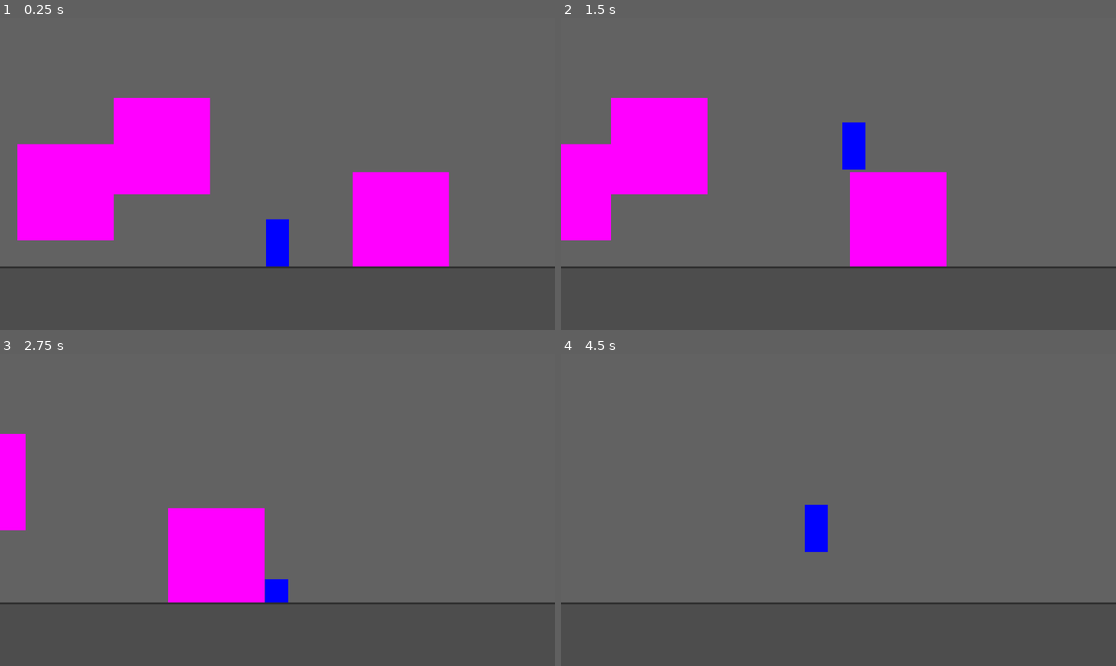
Above: before the commit, frames 1-4 (two rows, left to right).
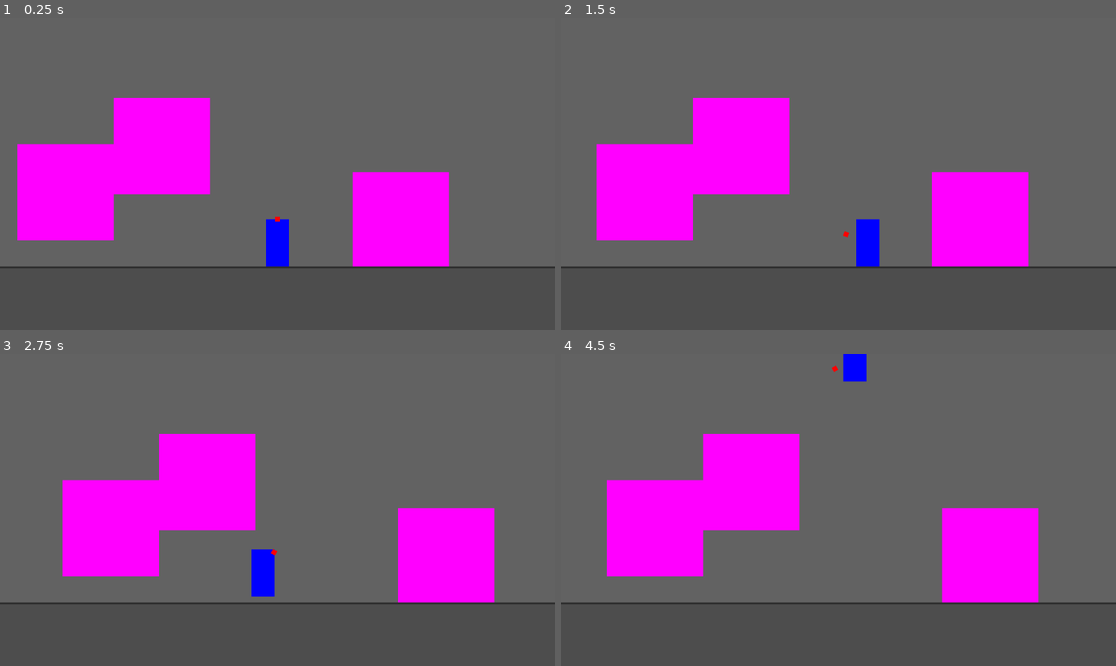
Above: after the commit, the same moments.

Repository: shotgunhands/shotgun-hands
Game: Godot game, scene res://Scenes/Playground/playground.tscn
The game is run twice, just before and just after one commit, with the same random seed, the same clock (stepped at 60 frames per second) and the same inputs.
Inputs (mouse positions are in pixels of both pictures, inside the frame that each line leads up to):
- Up to frame 1 (0.25 s): no input
- Up to frame 2 (1.5 s): tap Enter at 0.5 s; move the mouse to (960, 158) at 0.52 s; hold S (move_crouch) 0.53-1.28 s; hold D (move_right) from 0.53 s (still down); tap W (move_jump) at 0.77 s; click (960, 158) at 0.8 s; move the mouse to (727, 189) at 1.27 s; click (727, 189) at 1.35 s
- Up to frame 3 (2.75 s): tap W (move_jump) at 1.52 s; tap S (move_crouch) at 1.55 s; move the mouse to (333, 441) at 2.02 s; release D (move_right) at 2.03 s; hold A (move_left) from 2.03 s (still down); hold S (move_crouch) from 2.03 s (still down); click (333, 441) at 2.3 s
- Up to frame 4 (4.5 s): move the mouse to (810, 572) at 2.77 s; release A (move_left) at 2.78 s; release S (move_crouch) at 2.78 s; hold D (move_right) 2.78-4.28 s; click (810, 572) at 2.85 s; tap W (move_jump) at 3.02, 3.77 s; tap S (move_crouch) at 3.05 s; move the mouse to (1005, 556) at 3.52 s; hold S (move_crouch) 3.53-4.28 s; click (1005, 556) at 3.8 s; move the mouse to (672, 463) at 4.27 s; hold A (move_left) from 4.28 s (still down); click (672, 463) at 4.35 s

The runs differ from the first frame. In frame 1, less than 0.1% of the frame differs, in the area x 49-51%, y 63-66%; in frame 2, 21%; in frame 3, 21%, in the area x 0-90%, y 25-80%; in frame 4, 17%.

Commit message:
-added a shotgun pivot, as well as knockback

Diff:
--- a/Actors/Player/2d_player.gd
+++ b/Actors/Player/2d_player.gd
@@ -20,6 +20,11 @@
 var default_placeholder_polygon = PackedVector2Array([Vector2(-12, -49),Vector2(12, -49),Vector2(12, 0),Vector2(-12, 0)])
 var crouched_placeholder_polygon = PackedVector2Array([Vector2(-12, -24),Vector2(12, -24),Vector2(12, 0),Vector2(-12, 0)])
 var crouching
+var use_crouch_speed
+
+@onready var _loss_of_control_timer: Timer = $LossOfControlTimer
+var _control_degree: float = 1
+var max_velocity_x: float
 
 func _ready():
 	default_hitbox_size = hitbox.shape.size.y
@@ -30,18 +35,22 @@
 	momentum_retention *= SCALE
 	momentum_retention_slide *= SCALE
 
+	max_velocity_x = speed
+
+
 func _physics_process(delta):
+	_evaluate_control_degree()
+
 	# Apply gravity.
 	if not is_on_floor():
-		velocity.y += gravity * delta
+		velocity.y += gravity * delta # no delta mb, we're in phys_process
 
 	# Handle jump.
 	if Input.is_action_just_pressed("move_jump") and is_on_floor():
 		velocity.y -= jump_power
 
 	# Handle crouching.
-	var use_crouch_speed
-	if Input.is_action_pressed("move_crouch"):
+	if Input.is_action_pressed("move_crouch") and is_on_floor():
 		crouching = true
 		use_crouch_speed = true
 	else:
@@ -58,17 +67,46 @@
 			placeholder_sprite.polygon = default_placeholder_polygon
 			use_crouch_speed = false
 
-	# Move horizontally according to input.
+	_evaluate_max_velocity()
+	_move_horizontal()
+
+	move_and_slide()
+
+
+func _evaluate_control_degree():
+	if _control_degree != 1:
+		_control_degree = (_loss_of_control_timer.wait_time - _loss_of_control_timer.time_left) / (_loss_of_control_timer.wait_time)
+		_control_degree = pow(_control_degree, 3)
+		_control_degree = clampf(_control_degree, 0, 1)
+
+
+func _evaluate_max_velocity():
+	if max_velocity_x != speed or abs(velocity.x) < max_velocity_x:
+		max_velocity_x = abs(velocity.x)
+		max_velocity_x = max(speed, abs(velocity.x))
+	if max_velocity_x > speed:
+		max_velocity_x -= (max_velocity_x - speed) * _control_degree
+		max_velocity_x = max(speed, max_velocity_x)
+
+
+func _move_horizontal():
 	var direction = Input.get_axis("move_left", "move_right")
 	if direction:
-		if not crouching:
-			velocity.x = direction * speed
-		else:
-			velocity.x = direction * (speed * crouch_speed_modifier)
+		velocity.x += direction * speed * _control_degree
+		velocity.x = clampf(velocity.x, -max_velocity_x, max_velocity_x)
+		if is_on_floor() and max_velocity_x == speed:
+			# other stuff potentially
+			if use_crouch_speed:
+				velocity.x *= crouch_speed_modifier
 	else:
 		if not crouching:
-			velocity.x = move_toward(velocity.x, 0, speed/momentum_retention)
+			velocity.x = move_toward(velocity.x, 0, (momentum_retention * _control_degree))
 		else:
-			velocity.x = move_toward(velocity.x, 0, speed/momentum_retention_slide)
+			velocity.x = move_toward(velocity.x, 0, (momentum_retention_slide * _control_degree))
 
-	move_and_slide()
+
+# public; accessed via master script when we do that
+func lose_control():
+	_control_degree = 0
+	_loss_of_control_timer.start()
+	max_velocity_x = abs(velocity.x)
--- a/Actors/Player/2d_player.tscn
+++ b/Actors/Player/2d_player.tscn
@@ -1,12 +1,19 @@
-[gd_scene load_steps=3 format=3 uid="uid://d0m6asdiav5p7"]
+[gd_scene load_steps=4 format=3 uid="uid://d0m6asdiav5p7"]
 
 [ext_resource type="Script" path="res://Actors/Player/2d_player.gd" id="1_f6vrf"]
+[ext_resource type="Script" path="res://Actors/Player/firing_controller.gd" id="2_13451"]
 
 [sub_resource type="RectangleShape2D" id="RectangleShape2D_vn4vr"]
 size = Vector2(25, 50)
 
 [node name="2DPlayer" type="CharacterBody2D"]
 script = ExtResource("1_f6vrf")
+
+[node name="LossOfControlTimer" type="Timer" parent="."]
+one_shot = true
+
+[node name="FiringController" type="Node" parent="."]
+script = ExtResource("2_13451")
 
 [node name="Hitbox" type="CollisionShape2D" parent="."]
 position = Vector2(0, -25)
@@ -18,3 +25,13 @@
 
 [node name="RoofProbe" type="RayCast2D" parent="."]
 target_position = Vector2(0, -50)
+
+[node name="ShotgunPivot" type="Node2D" parent="."]
+position = Vector2(0, -25)
+
+[node name="Reticle" type="Polygon2D" parent="ShotgunPivot"]
+position = Vector2(24, 0)
+color = Color(1, 0, 0, 1)
+polygon = PackedVector2Array(-2.5, -2.5, 2.5, -2.5, 2.5, 2.5, -2.5, 2.5)
+
+[connection signal="midair_shot" from="FiringController" to="." method="lose_control"]
--- /dev/null
+++ b/Actors/Player/firing_controller.gd
@@ -0,0 +1,32 @@
+extends Node
+
+@onready var _player = $".."
+@onready var _pivot = _player.get_node("ShotgunPivot")
+
+@export_range(1.0, 100.0) var blast_force = 5.0
+
+const SCALE = 100.0
+
+signal midair_shot
+
+# the structure here should *really* be changed, though right now im electing
+# to wait until some discussion is done abt this :P ~wdbros
+func _process(_delta):
+	_aim()
+
+	if Input.is_action_just_pressed("fire_left"):
+		# do gun firing things
+
+		# launch player if midair
+		if not _player.is_on_floor():
+			_launch()
+
+
+func _aim():
+	# pick a sprite or rotate it or whatev here
+	_pivot.look_at(_pivot.get_global_mouse_position())
+
+func _launch():
+	# particle effects go here
+	_player.velocity = Vector2.RIGHT.rotated(_pivot.rotation) * blast_force * SCALE * -1
+	emit_signal("midair_shot")
--- a/project.godot
+++ b/project.godot
@@ -42,6 +42,16 @@
 , Object(InputEventKey,"resource_local_to_scene":false,"resource_name":"","device":-1,"window_id":0,"alt_pressed":false,"shift_pressed":false,"ctrl_pressed":false,"meta_pressed":false,"pressed":false,"keycode":0,"physical_keycode":4194322,"key_label":0,"unicode":0,"echo":false,"script":null)
 ]
 }
+fire_left={
+"deadzone": 0.5,
+"events": [Object(InputEventMouseButton,"resource_local_to_scene":false,"resource_name":"","device":-1,"window_id":0,"alt_pressed":false,"shift_pressed":false,"ctrl_pressed":false,"meta_pressed":false,"button_mask":0,"position":Vector2(0, 0),"global_position":Vector2(0, 0),"factor":1.0,"button_index":1,"canceled":false,"pressed":false,"double_click":false,"script":null)
+]
+}
+fire_right={
+"deadzone": 0.5,
+"events": [Object(InputEventMouseButton,"resource_local_to_scene":false,"resource_name":"","device":-1,"window_id":0,"alt_pressed":false,"shift_pressed":false,"ctrl_pressed":false,"meta_pressed":false,"button_mask":0,"position":Vector2(0, 0),"global_position":Vector2(0, 0),"factor":1.0,"button_index":2,"canceled":false,"pressed":false,"double_click":false,"script":null)
+]
+}
 
 [physics]
 
